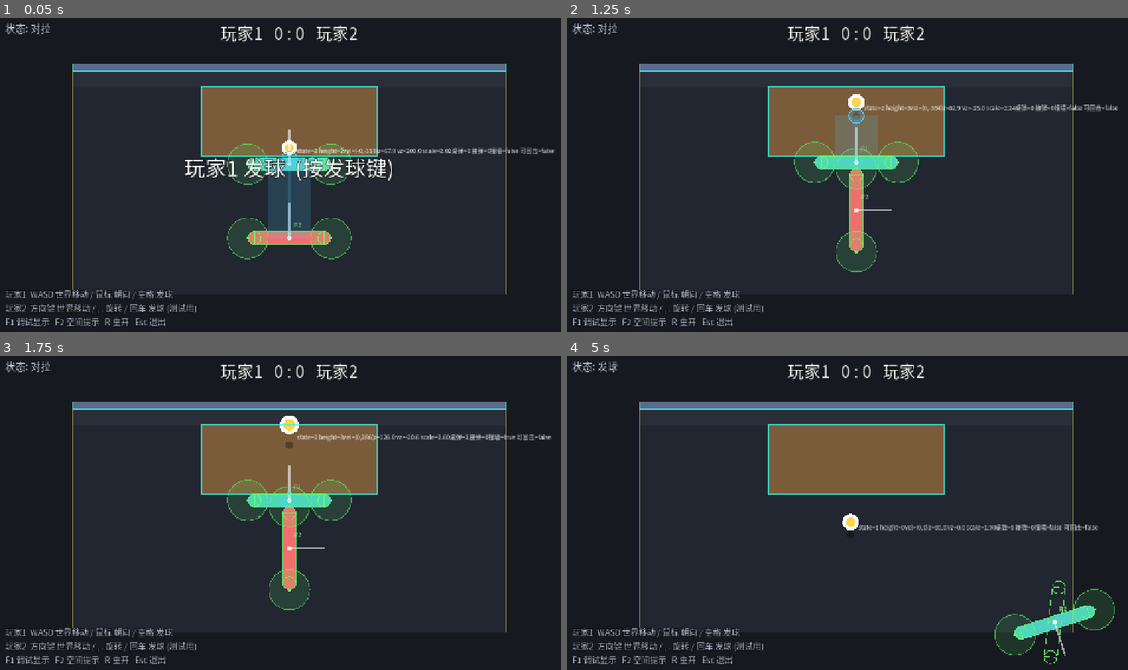
Above: before the commit, frames 1-4 (two rows, left to right).
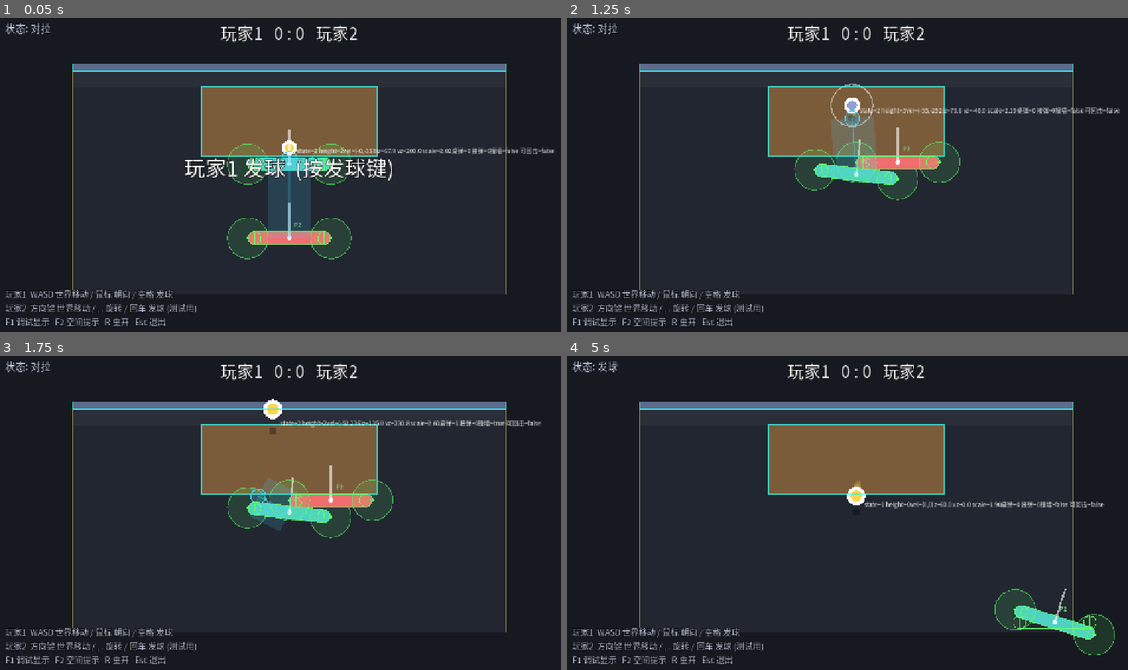
Above: after the commit, the same moments.

Repository: shuperidou/BMA-Arena
Game: Godot game, scene res://scenes/RallyTest.tscn
The game is run twice, just before and just after one commit, with the same random seed, the same clock (stepped at 60 frames per second) and the same inputs. This scene is started directly instead of the project's main scene.
Inputs (mouse positions are in pixels of both pictures, inside the frame that each line leads up to):
- Up to frame 1 (0.05 s): no input
- Up to frame 2 (1.25 s): tap Enter at 0.5, 0.6 s; move the mouse to (987, 162) at 0.52 s; hold D from 0.53 s (still down); click (987, 162) at 0.67 s; tap Space at 0.77 s
- Up to frame 3 (1.75 s): release D at 1.25 s; drag from (173, 534) to (258, 582) at 1.27 s
- Up to frame 4 (5 s): move the mouse to (914, 443) at 2.02 s; hold D 2.03-2.75 s; tap 1 at 2.1 s; tap Space at 2.75, 3.77 s; drag from (825, 582) to (679, 465) at 2.77 s; move the mouse to (1032, 566) at 3.52 s; hold A 3.53-4.25 s; tap R at 3.6 s; drag from (679, 465) to (768, 434) at 4.27 s

Frame 1 is identical in both runs. In frame 2, 5.2% of the frame differs, in the area x 40-99%, y 20-81%; in frame 3, 5.5%, in the area x 40-99%, y 13-81%; in frame 4, 4.2%.

Commit message:
hit: add HitSystem module (zone world pos+velocity -> strength curve, direction bias, bounded smart-return assist) + hit feedback + debug

Diff:
--- /dev/null
+++ b/scenes/HitTest.tscn
@@ -0,0 +1,6 @@
+[gd_scene load_steps=2 format=3]
+
+[ext_resource type="Script" path="res://scripts/tools/hit_test.gd" id="1_hit"]
+
+[node name="HitTest" type="Node"]
+script = ExtResource("1_hit")
--- a/scripts/autoload/game_config.gd
+++ b/scripts/autoload/game_config.gd
@@ -29,7 +29,7 @@
 var player_mass: float = 1.0
 var hit_reach: float = 44.0            ## 击球点判定额外半径 (翻倍) [TUNED]
 
-var move_speed: float = 360.0
+var move_speed: float = 720.0
 var move_accel: float = 3200.0         ## 速度变化最大加速度 (惯性/手感)
 
 # 旋转
@@ -55,6 +55,21 @@
 var hit_zone_drag_scale: float = 1.0         ## 鼠标位移 -> 局部偏移 (1.0 = 数值相同)
 var hit_zone_max_offset: float = 40.0        ## 局部位移上限 (世界单位)
 var hit_zone_return_speed: float = 300.0     ## 松开后的回位速度 (单位/秒)
+
+# ============================================================
+#  击球系统 (集中管理，见 scripts/match/hit_system.gd)
+# ============================================================
+## 力度：由"击球区在世界空间中的实际速度"决定，经过曲线映射到球速区间。
+var hit_speed_min: float = 220.0        ## 轻击球速
+var hit_speed_max: float = 620.0        ## 强击球速
+var hit_speed_curve: float = 1.2        ## 力度响应曲线指数 (>1 需要更快才到强)
+var hit_zone_speed_ref: float = 1500.0  ## 击球区速度归一化基准 (世界单位/秒)
+## 方向：基础方向=面向桌中心；叠加"击球区位置 + 挥动方向"的偏置。
+var hit_direction_strength: float = 0.6 ## 偏置对方向的影响程度 (0=永远朝桌, 1=完全由挥动决定)
+var position_bias_weight: float = 0.5   ## 偏置里"击球区位置"的权重 (其余给挥动速度)
+## 智能回球辅助：只在原始方向会把球直接打出桌面时才介入，且修正角有上限。
+var max_assist_angle: float = 35.0      ## 最大修正角 (度)
+var assist_strength: float = 1.0        ## 修正应用比例 (0..1)
 
 # ============================================================
 #  球：伪 Z 轴 (高度) 系统
--- a/scripts/ball/ball.gd
+++ b/scripts/ball/ball.gd
@@ -38,6 +38,12 @@
 
 var _bounce_threshold: float = 25.0
 
+# 击球反馈
+var hit_flash: float = 0.0        ## 1->0 的击球闪一下
+var last_strength: float = 0.0    ## 上次击球力度 (0..1)
+var last_hit_info: Dictionary = {} ## 上次击球调试信息
+var _trail: Array[Vector2] = []   ## 拖尾 (存视觉位置，含高度偏移)
+
 func _ready() -> void:
 	radius = GameConfig.ball_radius
 	_bounce_threshold = GameConfig.bounce_vz_threshold
@@ -56,6 +62,13 @@
 	vz = vz0
 	state = GameTypes.BallState.LIVE
 	reset_shot()
+	_trail.clear()
+
+## 记录一次击球的反馈信息 (由 Match 调用)。
+func register_hit(info: Dictionary) -> void:
+	last_hit_info = info
+	last_strength = clampf(info.get("strength", 0.0), 0.0, 1.0)
+	hit_flash = 1.0
 
 ## 弹道发射：让球第一次落桌点尽量落在 target (xy)。高度从桌面起。
 func launch_toward(target: Vector2, vz0: float) -> void:
@@ -108,6 +121,11 @@
 		return
 
 	_update_height_state()
+	# 拖尾 + 闪一下衰减
+	_trail.append(position - Vector2(0.0, z * GameConfig.shadow_offset_factor))
+	if _trail.size() > 12:
+		_trail.pop_front()
+	hit_flash = maxf(0.0, hit_flash - dt * 2.5)
 	queue_redraw()
 
 func _register_table_bounce() -> void:
@@ -154,6 +172,7 @@
 		return
 	state = GameTypes.BallState.DEAD
 	height_state = GameTypes.BallHeightState.NONE
+	_trail.clear()
 	queue_redraw()
 	died.emit(reason)
 
@@ -169,16 +188,25 @@
 	# 发球前 (HELD/INACTIVE) 不显示；球死(DEAD)也不显示
 	if state != GameTypes.BallState.LIVE:
 		return
-	# 影子：固定在 XY 位置，大小固定 (不随高度缩放)
-	var sh: float = radius * GameConfig.shadow_scale
-	draw_circle(Vector2.ZERO, sh, Color(0, 0, 0, 0.32))
-	# 球：随高度放大 + 向上偏移 (影子与球的距离体现高度)
 	var r: float = radius * visual_scale()
 	var p := Vector2(0.0, -z * GameConfig.shadow_offset_factor)
+	# 拖尾 (越新越明显)
+	var n: int = _trail.size()
+	for i in n:
+		var f: float = float(i) / float(maxi(n, 1))
+		var tp: Vector2 = _trail[i] - position
+		draw_circle(tp, radius * (0.25 + 0.5 * f) * visual_scale(),
+			Color(1.0, 0.8, 0.3, 0.04 + 0.16 * f))
+	# 影子：固定在 XY 位置，大小固定 (不随高度缩放)
+	draw_circle(Vector2.ZERO, radius * GameConfig.shadow_scale, Color(0, 0, 0, 0.32))
+	# 球：随高度放大 + 向上偏移 (影子与球的距离体现高度)
 	draw_circle(p, r, Color(1, 1, 1))
 	var inner := Color(1.0, 0.83, 0.3)
-	if state == GameTypes.BallState.DEAD:
-		inner = Color(0.5, 0.5, 0.5)
-	elif state == GameTypes.BallState.HELD:
-		inner = Color(0.6, 0.9, 1.0)
+	if hit_flash > 0.05:
+		# 力度反馈：弱=蓝，强=橙红
+		inner = Color(0.45, 0.7, 1.0).lerp(Color(1.0, 0.35, 0.15), last_strength)
 	draw_circle(p, r * 0.6, inner)
+	# 击球闪环
+	if hit_flash > 0.01:
+		var rr: float = radius * (1.5 + (1.0 - hit_flash) * 10.0)
+		draw_arc(p, rr, 0.0, TAU, 28, Color(1, 1, 1, hit_flash * 0.8), 3.0)
--- /dev/null
+++ b/scripts/match/hit_system.gd
@@ -0,0 +1,70 @@
+class_name HitSystem
+extends RefCounted
+## 击球系统 (独立模块)。
+##
+## 输入: 击球者、被触发的击球判定区、球。
+## 输出: 球的发射速度/方向 + 调试信息。
+##
+## 三个因素共同决定击球结果:
+##   1) 击球区位置  -> 方向偏置 (相对身体的方向)
+##   2) 击球区世界速度 -> 力度 (并参与方向偏置)
+##   3) 智能回球辅助 -> 当原始方向会直接飞出桌面时，做有上限的方向修正
+##
+## 参数全部来自 GameConfig (hit_speed_* / hit_direction_strength / max_assist_angle ...)。
+
+static func compute(player: PlayerController, zone: HitPoint, ball: Ball) -> Dictionary:
+	var facing: Vector2 = Vector2.RIGHT.rotated(player.rotation)  # 面向桌中心 (基准方向)
+	var zone_world: Vector2 = zone.global_position
+	var zone_vel: Vector2 = zone.velocity
+	var speed: float = zone_vel.length()
+
+	# --- 力度：世界速度 -> 曲线 -> 球速 ---
+	var t: float = clampf(speed / maxf(GameConfig.hit_zone_speed_ref, 1.0), 0.0, 1.0)
+	var strength: float = pow(t, maxf(GameConfig.hit_speed_curve, 0.05))
+	var ball_speed: float = lerpf(GameConfig.hit_speed_min, GameConfig.hit_speed_max, strength)
+
+	# --- 原始方向：面向桌中心 + 偏置(位置 + 挥动) ---
+	var outward: Vector2 = zone_world - player.global_position
+	outward = outward.normalized() if outward.length() > 1.0 else facing
+	var swing: Vector2 = zone_vel / speed if speed > 1.0 else Vector2.ZERO
+	# 偏置是"位置 + 挥动"的加权和 (不归一化，权重才有意义)
+	var bias: Vector2 = outward * GameConfig.position_bias_weight + swing
+	var raw_dir: Vector2 = (facing + bias * GameConfig.hit_direction_strength).normalized()
+
+	# --- 智能回球辅助：原始方向会出界才修正，修正角有上限 ---
+	var p: Vector2 = ball.global_position
+	var vz: float = GameConfig.ball_hit_vz
+	var dist: float = 2.0 * ball_speed * vz / GameConfig.ball_gravity  # 第一次落桌的水平距离
+	var assisted_dir: Vector2 = raw_dir
+	var assist_angle: float = 0.0
+	if GameConfig.assist_strength > 0.0 and not _lands_on_table(p, raw_dir, dist):
+		var found: float = _find_correction(p, raw_dir, dist, deg_to_rad(GameConfig.max_assist_angle))
+		assist_angle = found * GameConfig.assist_strength
+		assisted_dir = raw_dir.rotated(assist_angle)
+
+	return {
+		"velocity": assisted_dir * ball_speed,
+		"vz": vz,
+		"strength": strength,
+		"ball_speed": ball_speed,
+		"zone_speed": speed,
+		"zone_world": zone_world,
+		"zone_vel": zone_vel,
+		"raw_dir": raw_dir,
+		"assisted_dir": assisted_dir,
+		"assist_angle": assist_angle,
+	}
+
+## 沿 dir 飞出 dist 后是否落在桌面内。
+static func _lands_on_table(p: Vector2, dir: Vector2, dist: float) -> bool:
+	return GameConfig.table_rect().grow(-4.0).has_point(p + dir * dist)
+
+## 在 ±max_rad 内找最小修正角，使球落桌；找不到返回 0。
+static func _find_correction(p: Vector2, dir: Vector2, dist: float, max_rad: float) -> float:
+	const STEPS := 48
+	for i in range(1, STEPS + 1):
+		var a: float = max_rad * float(i) / float(STEPS)
+		for s in [1.0, -1.0]:
+			if _lands_on_table(p, dir.rotated(a * s), dist):
+				return a * s
+	return 0.0
--- a/scripts/match/match.gd
+++ b/scripts/match/match.gd
@@ -153,12 +153,10 @@
 	_apply_hit(player, hit_point)
 
 func _apply_hit(player: PlayerController, hit_point: HitPoint) -> void:
-	var outward: Vector2 = hit_point.global_position - player.global_position
-	outward = outward.normalized() if outward.length() > 1.0 else Vector2(0.0, -1.0)
-	var v: Vector2 = outward * GameConfig.ball_hit_speed \
-		+ player.linear_velocity * GameConfig.hit_player_vel_influence
-	ball.launch_velocity(v, GameConfig.ball_hit_vz)
+	var info: Dictionary = HitSystem.compute(player, hit_point, ball)
+	ball.launch_velocity(info.velocity, info.vz)
 	ball.z = maxf(ball.z, GameConfig.table_z)
+	ball.register_hit(info)
 	ball.last_hitter = player
 	last_hitter = player
 	expected_receiver = _other(player)
--- a/scripts/player/hit_point.gd
+++ b/scripts/player/hit_point.gd
@@ -6,10 +6,20 @@
 ## 改变半径、方向或触发特殊击球。
 
 var reach: float = 22.0
+var velocity: Vector2 = Vector2.ZERO  ## 世界空间实际速度 (击球力度依据)
+var _prev_world: Vector2 = Vector2.ZERO
+var _has_prev: bool = false
 
 func _ready() -> void:
 	reach = GameConfig.hit_reach
 	queue_redraw()
+
+func _physics_process(dt: float) -> void:
+	var gp: Vector2 = global_position
+	if _has_prev and dt > 0.0:
+		velocity = (gp - _prev_world) / dt
+	_prev_world = gp
+	_has_prev = true
 
 ## 是否触及球。
 func touches(ball: Ball) -> bool:
--- a/scripts/player/player_controller.gd
+++ b/scripts/player/player_controller.gd
@@ -111,8 +111,11 @@
 			drag = drag - drag.normalized() * dead
 	var target_local: Vector2 = (drag * GameConfig.hit_zone_drag_scale) \
 		.limit_length(GameConfig.hit_zone_max_offset)
-	hit_zone_offset_local = hit_zone_offset_local.move_toward(target_local,
-		GameConfig.hit_zone_return_speed * step)
+	if input_scheme.is_dragging():
+		hit_zone_offset_local = target_local  # 拖动中 1:1 跟随 (速度=挥动速度)
+	else:
+		hit_zone_offset_local = hit_zone_offset_local.move_toward(Vector2.ZERO,
+			GameConfig.hit_zone_return_speed * step)
 	_update_hit_points()
 	debug_hit_zone_local_delta = target_local
 	# 强回正：快速转向"面向桌中心" (仍是物理刚体，撞歪会被物理短暂影响后拉回)
--- /dev/null
+++ b/scripts/tools/hit_test.gd
@@ -0,0 +1,67 @@
+extends Node
+## 击球系统单元测试 (直接调用 HitSystem，不经物理)。
+## 运行: godot --headless --path <project> res://scenes/HitTest.tscn
+
+var main_node: Node
+var p1: PlayerController
+var ball: Ball
+var failures: int = 0
+
+func _ready() -> void:
+	main_node = preload("res://scenes/Main.tscn").instantiate()
+	add_child(main_node)
+	await get_tree().process_frame
+	p1 = main_node.players[0]
+	ball = main_node.ball
+	p1.input_scheme = null
+	_run()
+	print("HIT TEST failures=", failures)
+	get_tree().quit()
+
+func _check(name: String, cond: bool, detail: String) -> void:
+	if cond:
+		print("PASS  ", name, "  ", detail)
+	else:
+		failures += 1
+		print("FAIL  ", name, "  ", detail)
+
+func _lands_on_table(p: Vector2, dir: Vector2, speed: float, vz: float) -> bool:
+	var d: float = 2.0 * speed * vz / GameConfig.ball_gravity
+	return GameConfig.table_rect().grow(-4.0).has_point(p + dir * d)
+
+func _run() -> void:
+	var zone: HitPoint = p1.hit_points[0]
+	p1.global_position = Vector2(0.0, -14.0)
+	p1.rotation = -PI / 2.0  # 面向桌中心 (局部 +x = 世界上方)
+
+	# T1: 击球区静止 -> 力度最低, 球速=min, 方向≈面向
+	ball.global_position = Vector2(0.0, -60.0)
+	zone.velocity = Vector2.ZERO
+	var o0: Dictionary = HitSystem.compute(p1, zone, ball)
+	_check("T1 min strength", o0.strength < 0.01, "strength=%.3f" % o0.strength)
+	_check("T1 ball speed == min", absf(o0.ball_speed - GameConfig.hit_speed_min) < 1.0, "spd=%.0f" % o0.ball_speed)
+	_check("T1 raw dir ≈ facing(up)", o0.raw_dir.dot(Vector2(0.0, -1.0)) > 0.9, str(o0.raw_dir))
+
+	# T2: 快速挥动 -> 力度高, 球速=min~max 之间且更大
+	zone.velocity = Vector2(0.0, -1500.0)
+	var o1: Dictionary = HitSystem.compute(p1, zone, ball)
+	_check("T2 high strength", o1.strength > 0.9, "strength=%.3f" % o1.strength)
+	_check("T2 ball speed <= max", o1.ball_speed <= GameConfig.hit_speed_max + 1.0, "spd=%.0f" % o1.ball_speed)
+	_check("T2 speed increases", o1.ball_speed > o0.ball_speed, "%.0f > %.0f" % [o1.ball_speed, o0.ball_speed])
+
+	# T3: 原始方向会出界 -> 有界辅助并落桌
+	ball.global_position = Vector2(0.0, -30.0)
+	zone.velocity = Vector2(1500.0, 0.0)  # 向右挥 -> raw 偏右上, 会飞出远端
+	var o2: Dictionary = HitSystem.compute(p1, zone, ball)
+	_check("T3 raw misses table", not _lands_on_table(ball.global_position, o2.raw_dir, o2.ball_speed, o2.vz),
+		"raw=%s" % str(o2.raw_dir))
+	_check("T3 assist within limit", absf(rad_to_deg(o2.assist_angle)) <= GameConfig.max_assist_angle + 0.01,
+		"assist=%.1f deg" % rad_to_deg(o2.assist_angle))
+	_check("T3 assisted lands on table", _lands_on_table(ball.global_position, o2.assisted_dir, o2.ball_speed, o2.vz),
+		"assisted=%s" % str(o2.assisted_dir))
+
+	# T4: 原始方向已合法 -> 不辅助
+	ball.global_position = Vector2(0.0, -30.0)
+	zone.velocity = Vector2.ZERO
+	var o3: Dictionary = HitSystem.compute(p1, zone, ball)
+	_check("T4 no assist when already valid", absf(o3.assist_angle) < 0.001, "assist=%.3f" % o3.assist_angle)
--- a/scripts/tools/rally_test.gd
+++ b/scripts/tools/rally_test.gd
@@ -1,14 +1,15 @@
 extends Node
-## 无头自动对拉测试 (仅开发用)。
+## 无头自动对拉测试。
 ## 运行: godot --headless --path <project> res://scenes/RallyTest.tscn
-## 让"当前接球方"每帧瞬移到球旁自动回击，验证 发球->桌->墙->桌->回击 的循环与计分。
+## 由测试直接调用 _apply_hit (用可控的击球区速度), 验证 发球->桌->墙->桌->回击 循环与计分。
 
 var main_node: Node
 var match_ref: Match
 var ball: Ball
 var players: Array[PlayerController] = []
+var events: Array[String] = []
 var t: float = 0.0
-var events: Array[String] = []
+var _next_hit: float = 0.0
 
 func _ready() -> void:
 	main_node = preload("res://scenes/Main.tscn").instantiate()
@@ -17,9 +18,10 @@
 	match_ref = main_node.match_ref
 	ball = main_node.ball
 	players = main_node.players
-	main_node.debug_layer.enabled = true  # 确保调试绘制路径也被执行
+	main_node.debug_layer.enabled = true
 	for p in players:
-		p.input_scheme = null  # 测试里不让鼠标/键盘控制旋转，手动摆位更稳定
+		p.input_scheme = null
+		p.ball = null  # 禁用自动触及，避免与手动 _apply_hit 重复
 
 	ball.table_bounced.connect(func(i: int) -> void:
 		events.append("TABLE%d y=%.0f z=%.0f" % [i, ball.global_position.y, ball.z]))
@@ -27,13 +29,12 @@
 		events.append("WALL y=%.0f z=%.0f" % [ball.global_position.y, ball.z]))
 	ball.died.connect(func(r: int) -> void:
 		events.append("DIE(%d) y=%.0f bounce=%d wall=%s" % [r, ball.global_position.y, ball.table_bounces, str(ball.wall_since_hit)]))
+	match_ref.state_changed.connect(func(s: int) -> void:
+		events.append("--- STATE=%d score=%s" % [s, str(match_ref.scores)]))
 	for p in players:
 		p.ball_touched.connect(func(pl: PlayerController, _hp: HitPoint) -> void:
-			events.append("HIT by P%d" % pl.player_index))
-	match_ref.state_changed.connect(func(s: int) -> void:
-		events.append("--- STATE=%d score=%s" % [s, str(match_ref.scores)]))
+			events.append("TOUCH P%d" % pl.player_index))
 
-	# 发球现在从发球方位置、沿其朝向发出；把发球方摆在桌近边、朝向桌中心
 	players[0].global_position = Vector2(0.0, -10.0)
 	players[0].rotation = -PI / 2.0
 	players[0].linear_velocity = Vector2.ZERO
@@ -41,21 +42,30 @@
 	match_ref._do_serve(players[0])
 	print("TEST serve fired. ball vel=", ball.vel, " vz=", ball.vz)
 
+func _do_test_hit() -> void:
+	var recv: PlayerController = match_ref.expected_receiver
+	if recv == null:
+		return
+	var facing: float = (GameConfig.table_center - ball.global_position).angle()
+	recv.rotation = facing
+	recv.global_position = ball.global_position - recv.hit_points[0].position.rotated(facing)
+	recv.linear_velocity = Vector2.ZERO
+	recv.angular_velocity = 0.0
+	if recv.hit_points.size() >= 2:
+		recv.hit_points[0].velocity = Vector2(0.0, -400.0)
+		recv.hit_points[1].velocity = Vector2(0.0, 400.0)
+	match_ref._apply_hit(recv, recv.hit_points[0])
+
 func _physics_process(delta: float) -> void:
 	t += delta
 	if match_ref == null or ball == null:
 		return
-	# 前 4 秒自动回击；之后故意不接，验证计分
-	var recv: PlayerController = match_ref.expected_receiver
-	if t < 4.0 and recv != null and ball.state == GameTypes.BallState.LIVE and ball.returnable:
-		recv.global_position = ball.global_position + Vector2(0.0, 90.0)
-		recv.rotation = 0.0
-		recv.linear_velocity = Vector2.ZERO
-		recv.angular_velocity = 0.0
-	elif t >= 4.0:
-		# 故意离开：验证球死 -> 计分 -> 下一分
+	if t < 4.0 and ball.state == GameTypes.BallState.LIVE and ball.returnable and t >= _next_hit:
+		_do_test_hit()
+		_next_hit = t + 0.05
+	if t >= 4.0:
 		for p in players:
-			p.global_position = Vector2(430.0, 250.0)
+			p.global_position = Vector2(430.0, 250.0)  # 故意离开
 	if t > 7.0:
 		print("TEST EVENTS:")
 		for e in events:
--- a/scripts/tools/solo_test.gd
+++ b/scripts/tools/solo_test.gd
@@ -8,6 +8,7 @@
 var p1: PlayerController
 var events: Array[String] = []
 var t: float = 0.0
+var _next_hit: float = 0.0
 
 func _ready() -> void:
 	main_node = preload("res://scenes/Main.tscn").instantiate()
@@ -17,6 +18,7 @@
 	ball = main_node.ball
 	p1 = main_node.players[0]
 	p1.input_scheme = null  # 测试里手动摆位
+	p1.ball = null           # 禁用自动触及，改由测试直接 _apply_hit
 
 	# 开启单人模式 (等价于 F1 后按 1)
 	main_node._toggle_solo()
@@ -37,11 +39,17 @@
 	t += delta
 	if match_ref == null or ball == null:
 		return
-	if t < 4.0 and ball.state == GameTypes.BallState.LIVE and ball.returnable:
-		p1.global_position = ball.global_position + Vector2(0.0, GameConfig.player_half_length)
-		p1.rotation = 0.0
+	if t < 4.0 and ball.state == GameTypes.BallState.LIVE and ball.returnable and t >= _next_hit:
+		var facing: float = (GameConfig.table_center - ball.global_position).angle()
+		p1.rotation = facing
+		p1.global_position = ball.global_position - p1.hit_points[0].position.rotated(facing)
 		p1.linear_velocity = Vector2.ZERO
 		p1.angular_velocity = 0.0
+		if p1.hit_points.size() >= 2:
+			p1.hit_points[0].velocity = Vector2(0.0, -400.0)
+			p1.hit_points[1].velocity = Vector2(0.0, 400.0)
+		match_ref._apply_hit(p1, p1.hit_points[0])
+		_next_hit = t + 0.05
 	if t > 5.0:
 		var p2: PlayerController = match_ref.players[1]
 		print("SOLO events=", events)
--- a/scripts/ui/debug_layer.gd
+++ b/scripts/ui/debug_layer.gd
@@ -96,6 +96,9 @@
 		draw_circle(anchor, 6.0, Color(0.5, 0.85, 1.0, 0.9))
 		draw_line(anchor, cur, Color(0.5, 0.85, 1.0, 0.6), 1.5)
 		draw_circle(cur, 4.0, Color(0.6, 0.95, 1.0))
+	# 击球区世界速度 (箭头)
+	for hp in p1.hit_points:
+		draw_line(hp.global_position, hp.global_position + hp.velocity * 0.12, Color(1.0, 0.3, 1.0, 0.85), 2.0)
 	var a_pos: Vector2 = p1.hit_points[0].position if p1.hit_points.size() >= 2 else Vector2.ZERO
 	var b_pos: Vector2 = p1.hit_points[1].position if p1.hit_points.size() >= 2 else Vector2.ZERO
 	var txt := "rot=%.2f\nMouseWorldDelta=(%.1f,%.1f)\nHitLocalDelta  =(%.1f,%.1f)\nA_local=(%.1f,%.1f) B_local=(%.1f,%.1f)" % [
@@ -104,6 +107,19 @@
 		p1.hit_zone_offset_local.x, p1.hit_zone_offset_local.y,
 		a_pos.x, a_pos.y, b_pos.x, b_pos.y]
 	draw_string(font, o + Vector2(12, 22), txt, HORIZONTAL_ALIGNMENT_LEFT, -1, 13, Color(0.8, 1.0, 0.9, 0.95))
+	# 击球系统信息 (最近一次击球)
+	var b: Ball = match_ref.ball
+	if b != null and not b.last_hit_info.is_empty():
+		var info: Dictionary = b.last_hit_info
+		var bp: Vector2 = b.global_position
+		var raw: Vector2 = info.get("raw_dir", Vector2.ZERO)
+		var ass: Vector2 = info.get("assisted_dir", Vector2.ZERO)
+		draw_line(bp, bp + raw * 90.0, Color(1.0, 0.5, 0.2, 0.85), 2.0)   # 原始方向 (橙)
+		draw_line(bp, bp + ass * 90.0, Color(0.2, 1.0, 0.5, 0.95), 3.0)   # 辅助后方向 (绿)
+		var ht := "Strength=%.2f  ballSpd=%.0f  zoneSpd=%.0f\nRawDir=(%.2f,%.2f)\nAssistDir=(%.2f,%.2f)\nAssistAngle=%.1f deg  ballV=(%.0f,%.0f)" % [
+			info.get("strength", 0.0), info.get("ball_speed", 0.0), info.get("zone_speed", 0.0),
+			raw.x, raw.y, ass.x, ass.y, rad_to_deg(info.get("assist_angle", 0.0)), b.vel.x, b.vel.y]
+		draw_string(font, tc + Vector2(18, 30), ht, HORIZONTAL_ALIGNMENT_LEFT, -1, 13, Color(1.0, 0.9, 0.6, 0.95))
 
 func _draw_capsule(c: Vector2, angle: float, hl: float, r: float, color: Color) -> void:
 	var seg: float = hl - r
Not shown, added: scripts/match/hit_system.gd.uid
Not shown, added: scripts/tools/hit_test.gd.uid
Not shown, changed: AGENTS.md
Not shown, changed: README.md
